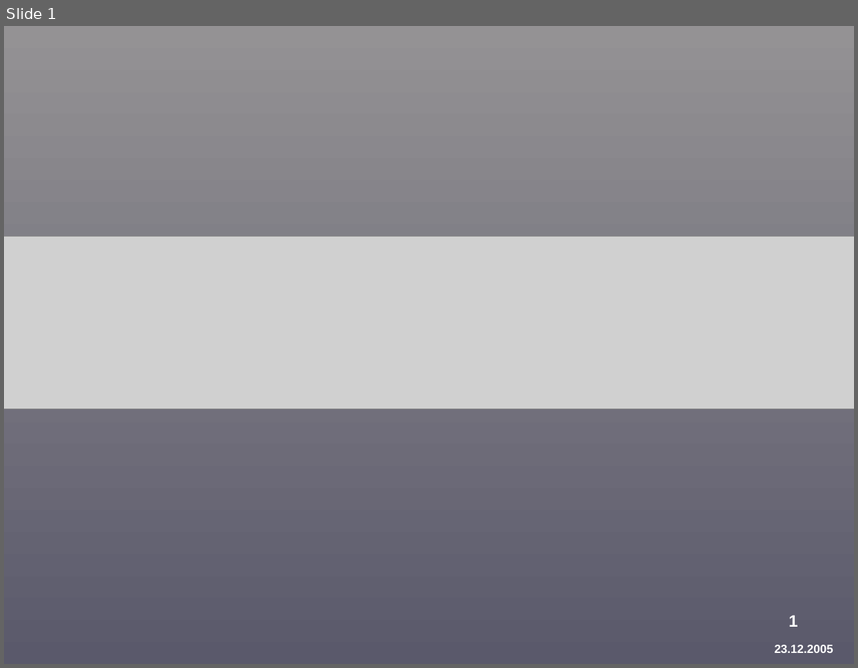
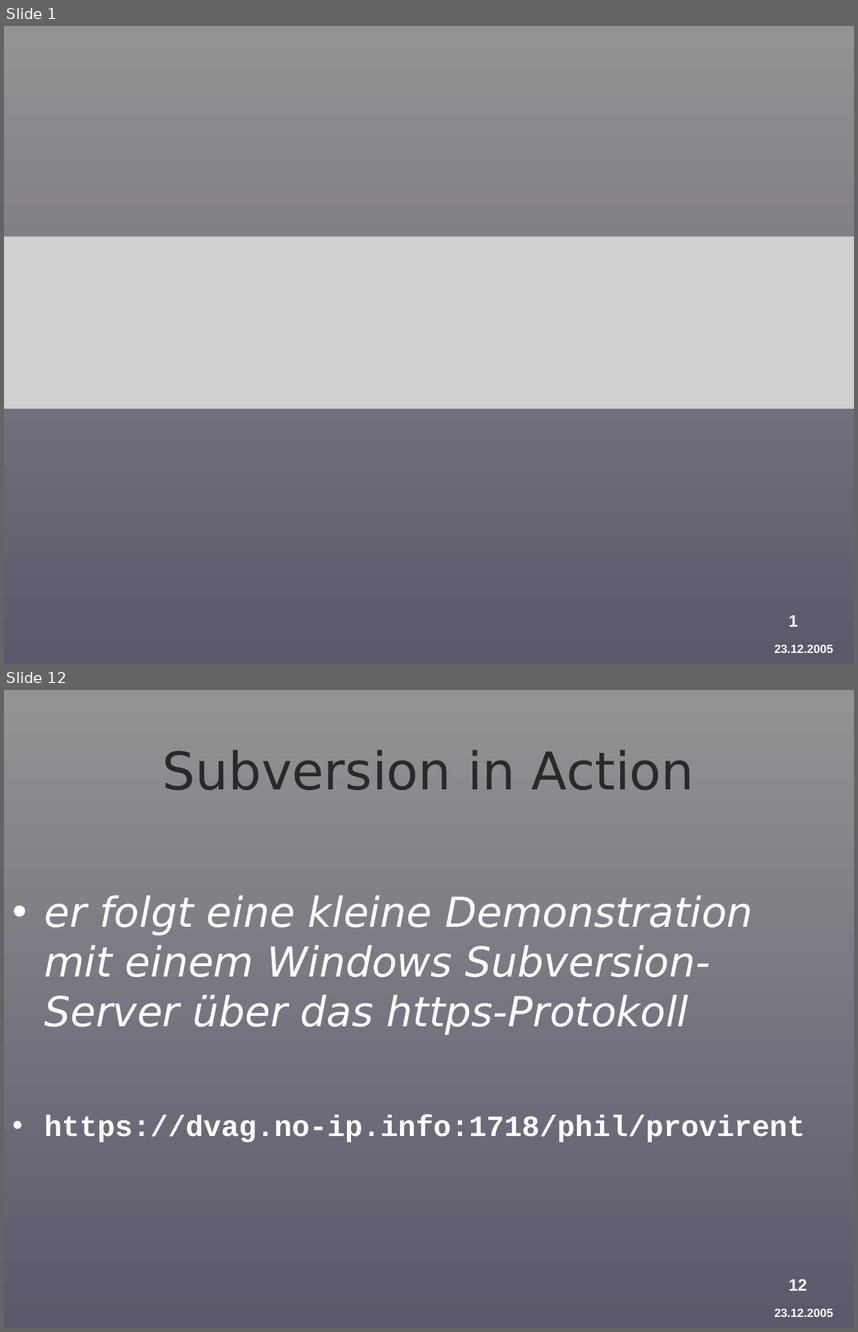
Before and after one commit to BackupTheBerlios/provirent-svn, a slide deck: docu/präsentation/Provirent-Vortrag-1-Schneider.ppt. Shown one above the other, each under a label of ours: slide 1 before the commit, slides 1 and 12 after it; the slides between them are not shown. The pictures are 858x668 and 858x1332 pixels, drawn with LibreOffice and Linux fonts; fonts in the diff are those of the drawing; grey boxes stand for pictures; background and template pictures are left out. Boxes give left, top, right and bottom in pixels: in the first picture for what was removed or moved away, otherwise in the second. Text is boxed around its words. In the diff, an @@ line names an element or a change of style, - is before the commit and + after.

```diff
--- a/docu/präsentation/Provirent-Vortrag-1-Schneider.ppt
+++ b/docu/präsentation/Provirent-Vortrag-1-Schneider.ppt
@@ slide 12 added at (4,690,854,1328), background gradient #949294 to #5A596B; not listed: 2 template elements that a slide beside it also shows @@
@@ title added at (163,750,695,790), 44 pt, text #292929 @@
+Subversion in Action
@@ text added at (44,895,753,1035), 35 pt, text #FFFFFF, italic @@
+• er folgt eine kleine Demonstration mit einem Windows Subversion-Server über das https-Protokoll
@@ text added at (44,1114,805,1142), 25 pt, text #FFFFFF, bold @@
+• https://dvag.no-ip.info:1718/phil/provirent
```
Also in this commit, not shown: 1 slide changed, 10 other slides added, 1 slide removed, 2 other files.
